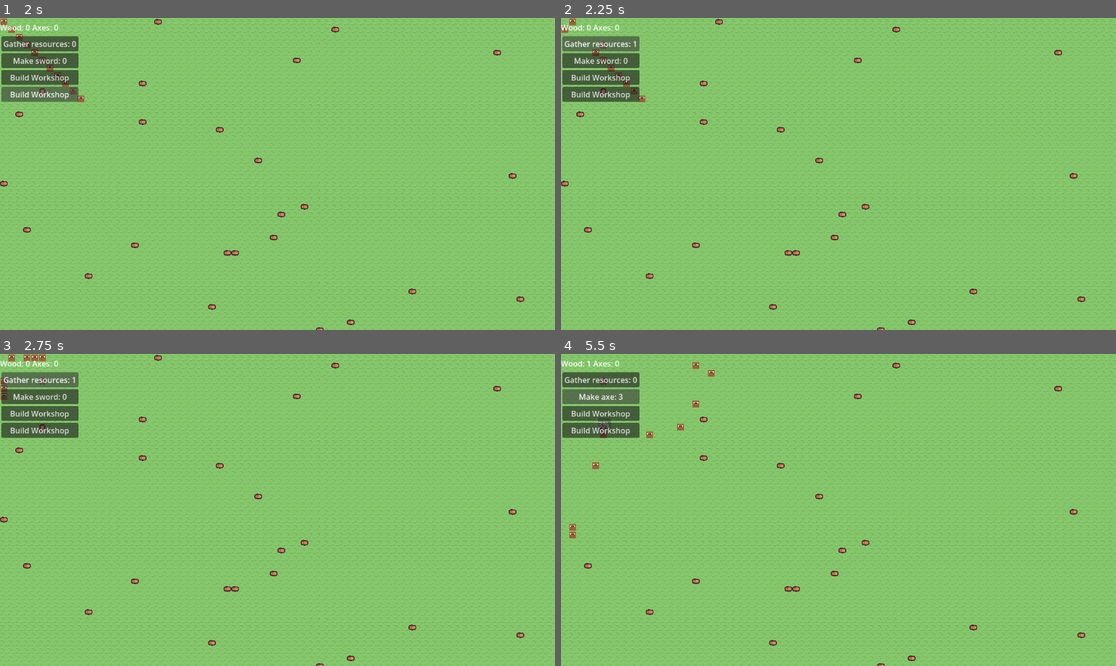
Above: before the commit, frames 1-4 (two rows, left to right).
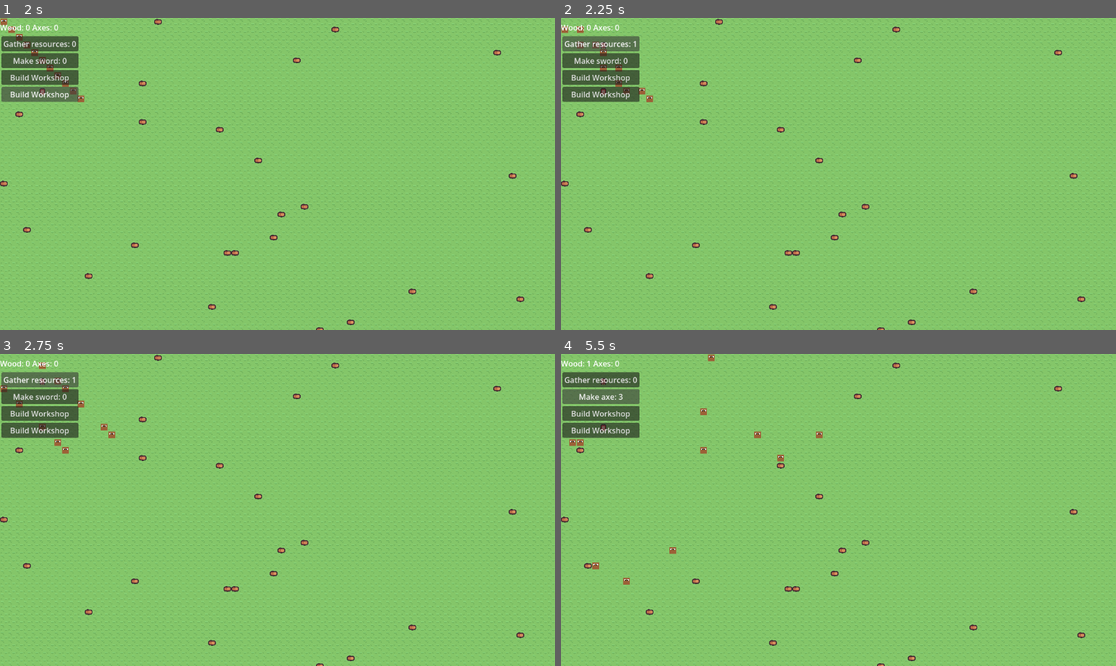
Above: after the commit, the same moments.

Repository: amandodaw/zd-prototype
Game: Godot game, scene res://scenes/world.tscn
Same seed, same stepped clock (60 frames per second), same inputs: the game is played once before the commit and once after it.
Inputs:
- Up to frame 1 (2 s): click "Build Workshop" at 0.5 s; click "Build Workshop" at 1.25 s
- Up to frame 2 (2.25 s): click "Gather resources: 0" at 2 s
- Up to frame 3 (2.75 s): no input
- Up to frame 4 (5.5 s): click "Gather resources: 1" at 2.75 s; click "Make sword: 0" at 3.5 s; click "Make axe: 1" at 4.25 s; click "Make axe: 2" at 5 s

Frame 1 is identical in both runs. In frame 2, 0.4% of the frame differs, in the area x 1-17%, y 0-27%; in frame 3, 0.4%; in frame 4, 0.7%, in the area x 0-48%, y 0-74%.

Commit message:
Se fue de madre

Diff:
--- a/scripts/components/city_component.gd
+++ b/scripts/components/city_component.gd
@@ -11,3 +11,5 @@
 var build_orders : Dictionary[Vector2i, String] = {}
 var make_orders : Array[String] = []
 var entities : Dictionary = {}
+
+var astar : AStarGrid2D
--- a/scripts/entity.gd
+++ b/scripts/entity.gd
@@ -15,6 +15,74 @@
 var entity_type : String
 
 var last_pos : Vector2i = INVALID
+
+var path : Array[Vector2i]
+var path_index = 0
+
+# ------------------------------------------------
+# PATH
+# ------------------------------------------------
+
+func set_path():
+
+	path = city_comp.astar.get_id_path(grid_pos, target_pos)
+
+	if path.size() > 0:
+		path.remove_at(0)
+
+	path_index = 0
+
+func clear_path():
+	path.clear()
+	path_index = 0
+
+
+func follow_path(delta):
+
+	if path.is_empty():
+		set_path()
+		return
+
+	if path_index >= path.size():
+		set_path()
+		return
+
+	var next_cell = path[path_index]
+
+	if grid_pos == next_cell:
+		path_index += 1
+		return
+
+	move_to_cell(next_cell, delta)
+
+
+func move_to_cell(cell:Vector2i, delta):
+
+	if speed_cont < speed:
+		speed_cont += delta
+		return
+
+	var dx = cell.x - grid_pos.x
+	var dy = cell.y - grid_pos.y
+
+	var dir
+
+	if abs(dx) > abs(dy):
+		dir = GridUtils.direction.RIGHT if dx < 0 else GridUtils.direction.LEFT
+	else:
+		dir = GridUtils.direction.DOWN if dy > 0 else GridUtils.direction.UP
+
+	var old_pos = grid_pos
+
+	if try_move(dir):
+		speed_cont = 0
+		return
+
+	# si no se mueve -> recalcular path
+	if grid_pos == old_pos:
+		set_path()
+
+	speed_cont = 0
 
 # ------------------------------------------------
 # MOVEMENT
@@ -45,56 +113,59 @@
 	grid_pos = target_cell
 	position = grid_pos * GridUtils.TILE_SIZE
 	city_comp.entities.set(grid_pos, entity_type)
+	city_comp.astar.set_point_solid(grid_pos, false)
+	city_comp.astar.set_point_solid(target_cell, true)
+
 
 	return true
-
-func move_to_target(delta):
-
-	if speed_cont < speed:
-		speed_cont += delta
-		return
-
-	if is_adjacent(grid_pos, target_pos):
-		return
-
-	var dx = target_pos.x - grid_pos.x
-	var dy = target_pos.y - grid_pos.y
-
-	var dir_primary
-	var dir_secondary
-
-	if abs(dx) >= abs(dy):
-		dir_primary = GridUtils.direction.RIGHT if dx < 0 else GridUtils.direction.LEFT
-		dir_secondary = GridUtils.direction.DOWN if dy > 0 else GridUtils.direction.UP
-	else:
-		dir_primary = GridUtils.direction.DOWN if dy > 0 else GridUtils.direction.UP
-		dir_secondary = GridUtils.direction.RIGHT if dx < 0 else GridUtils.direction.LEFT
-
-	# intentar dirección principal
-	if try_move(dir_primary):
-		speed_cont = 0
-		return
-
-	# intentar secundaria
-	if try_move(dir_secondary):
-		speed_cont = 0
-		return
-
-	var dirs = [
-		GridUtils.direction.UP,
-		GridUtils.direction.DOWN,
-		GridUtils.direction.LEFT,
-		GridUtils.direction.RIGHT
-	]
-
-	dirs.shuffle()
-
-	for dir in dirs:
-		if try_move(dir):
-			speed_cont = 0
-			return
-
-	speed_cont = 0
+#
+#func move_to_target(delta):
+#
+	#if speed_cont < speed:
+		#speed_cont += delta
+		#return
+#
+	#if is_adjacent(grid_pos, target_pos):
+		#return
+#
+	#var dx = target_pos.x - grid_pos.x
+	#var dy = target_pos.y - grid_pos.y
+#
+	#var dir_primary
+	#var dir_secondary
+#
+	#if abs(dx) >= abs(dy):
+		#dir_primary = GridUtils.direction.RIGHT if dx < 0 else GridUtils.direction.LEFT
+		#dir_secondary = GridUtils.direction.DOWN if dy > 0 else GridUtils.direction.UP
+	#else:
+		#dir_primary = GridUtils.direction.DOWN if dy > 0 else GridUtils.direction.UP
+		#dir_secondary = GridUtils.direction.RIGHT if dx < 0 else GridUtils.direction.LEFT
+#
+	## intentar dirección principal
+	#if try_move(dir_primary):
+		#speed_cont = 0
+		#return
+#
+	## intentar secundaria
+	#if try_move(dir_secondary):
+		#speed_cont = 0
+		#return
+#
+	#var dirs = [
+		#GridUtils.direction.UP,
+		#GridUtils.direction.DOWN,
+		#GridUtils.direction.LEFT,
+		#GridUtils.direction.RIGHT
+	#]
+#
+	#dirs.shuffle()
+#
+	#for dir in dirs:
+		#if try_move(dir):
+			#speed_cont = 0
+			#return
+#
+	#speed_cont = 0
 
 #func move_to_target(delta):
 #
--- a/scripts/human.gd
+++ b/scripts/human.gd
@@ -96,6 +96,7 @@
 				return false
 			release_target()
 			target_pos = pos
+			set_path()
 			build_order = pos
 			build_type = "workplace"
 			city_comp.build_orders[pos] = "reserved"
@@ -108,6 +109,7 @@
 				return false
 			release_target()
 			target_pos = pos
+			set_path()
 			build_order = pos
 			build_type = "wall"
 			city_comp.build_orders[pos] = "reserved"
@@ -130,6 +132,7 @@
 				return false
 			release_target()
 			target_pos = find_nearest("workplace")
+			set_path()
 			make_order = i
 			city_comp.make_orders[i] = "reserved"
 			city_comp.wood_amount -= make_axe_cost
@@ -139,6 +142,8 @@
 
 func reset_jobs() ->void:
 	current_job = Jobs.IDLE
+	clear_path()
+	update_job()
 
 # ------------------------------------------------
 # GATHER
@@ -155,19 +160,33 @@
 			return
 
 		target_pos = wood
+		set_path()
 		city_comp.entities[target_pos] = "reserved"
+
+
+	if target_pos != INVALID:
+		if !city_comp.entities.has(target_pos):
+			reset_jobs()
+			target_pos = INVALID
+			clear_path()
+			return
+
 
 	if is_adjacent(grid_pos, target_pos):
 
 		city_comp.wood_amount += 5
 		city_comp.entities.erase(target_pos)
 		elements_map.erase_cell(target_pos)
-
+		city_comp.astar.set_point_solid(target_pos, false)
+
+		clear_path()
 		reset_jobs()
 		target_pos = INVALID
 		return
 
-	move_to_target(delta)
+
+	follow_path(delta)
+
 
 
 # ------------------------------------------------
@@ -209,7 +228,7 @@
 			wall_progress += delta
 			return
 
-	move_to_target(delta)
+	follow_path(delta)
 
 func place_workplace() -> void:
 	for offset in workplace_form:
@@ -219,6 +238,7 @@
 			#poner donde van los humanos a crear cosas. donde "ven el workshop"
 			city_comp.entities.set(target_cell, "workplace")
 		elements_map.set_cell(target_cell, 0, atlas_coords)
+		city_comp.astar.set_point_solid(target_cell, true)
 
 func place_wall() -> void:
 
@@ -227,6 +247,7 @@
 
 	city_comp.entities.set(target_cell, "wall")
 	elements_map.set_cell(target_cell, 0, atlas_coords)
+	city_comp.astar.set_point_solid(target_cell, true)
 
 
 func finish_build():
@@ -260,7 +281,7 @@
 		make_axe_progress += delta
 		return
 
-	move_to_target(delta)
+	follow_path(delta)
 
 #---------------------
 	#UTILES
@@ -279,3 +300,4 @@
 			if current_job == Jobs.BUILD:
 				city_comp.wood_amount -= workplace_cost
 	target_pos = INVALID
+	clear_path()
--- a/scripts/map.gd
+++ b/scripts/map.gd
@@ -32,12 +32,13 @@
 		)
 
 		# evitar sobreescribir otra entidad
-		if city_comp in city_comp.entities:
+		if pos in city_comp.entities:
 			continue
 
 		element_layer.set_cell(pos, 0, wood_tile)
+		city_comp.astar.set_point_solid(pos, true)
 		city_comp.entities[pos] = "wood"
 
 func check_wood() -> void:
-	if city_comp.entities.find_key("wood")==null and city_comp.entities.find_key("reserved") == null:
+	if not city_comp.entities.values().has("wood") and not city_comp.entities.values().has("reserved"):
 		add_wood(10)
--- a/scripts/world.gd
+++ b/scripts/world.gd
@@ -10,8 +10,11 @@
 
 var city_comp : CityComponent
 
+var astar = AStarGrid2D.new()
+
 func _ready() -> void:
 	city_comp = CityComponent.new()
+	city_comp.astar = astar
 	ui.city_comp = city_comp
 	ui.elements_map = elements_map
 	map.city_comp = city_comp
@@ -20,12 +23,24 @@
 
 		spawn_human(Vector2(i*GridUtils.TILE_SIZE, i*GridUtils.TILE_SIZE))
 
+
+	var ground_layer : TileMapLayer = map.ground_layer
+	astar.region = ground_layer.get_used_rect()
+	astar.cell_size = Vector2(GridUtils.TILE_SIZE, GridUtils.TILE_SIZE)
+
+	astar.diagonal_mode = AStarGrid2D.DIAGONAL_MODE_NEVER
+
+	astar.update()
+
 func spawn_human(pos: Vector2) -> void:
-	if pos in city_comp.entities:
+	var cell = elements_map.local_to_map(pos)
+
+	if cell in city_comp.entities:
 		print("ESPACIO OCUPADO. HUMANO NO SPAWNEADO EN: ", pos)
 		return
 	var human = human_scene.instantiate()
 	human.position = pos
+	human.grid_pos = elements_map.local_to_map(pos)
 	add_child(human)
 	human.city_comp = city_comp
 	human.elements_map = elements_map
Not shown, changed: brainstorming.md
